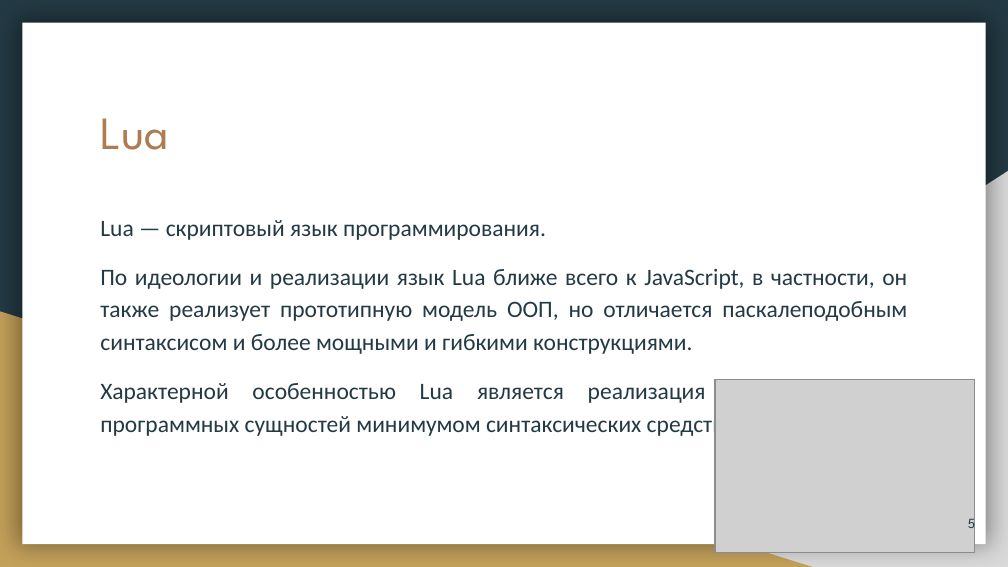
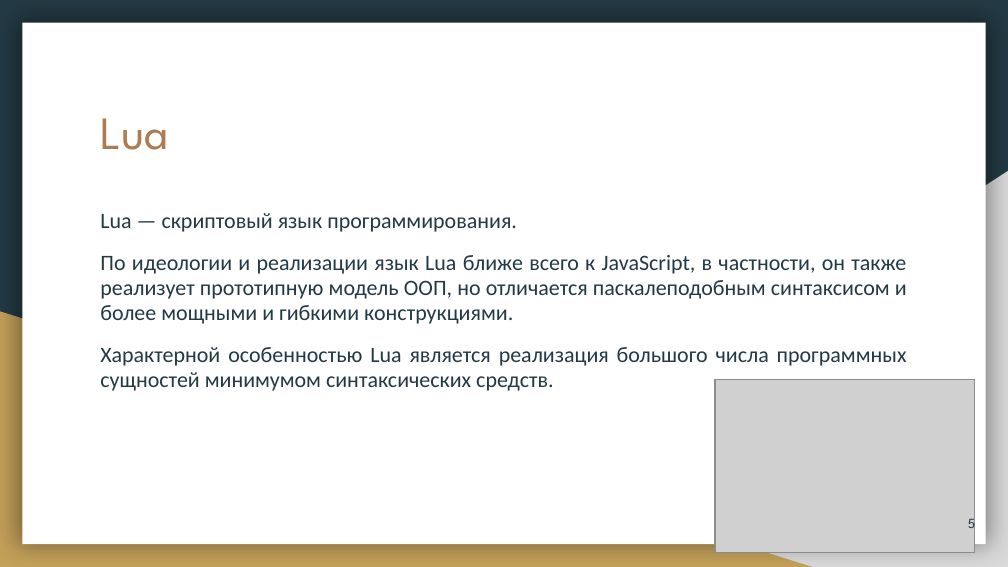
Before and after one commit to VladoCC/lupy, a slide deck: slide 5 of DOCS/REQUIREMENTS/Marketing Requirements Specification.pptx. Drawn at 1008x567 pixels with LibreOffice and Linux fonts; fonts in the diff are those of the drawing; grey boxes stand for pictures. Boxes give left, top, right and bottom in pixels: in the first picture for what was removed or moved away, otherwise in the second. Text is boxed around its words. In the diff, an @@ line names an element or a change of style, - is before the commit and + after.

```diff
--- a/DOCS/REQUIREMENTS/Marketing Requirements Specification.pptx
+++ b/DOCS/REQUIREMENTS/Marketing Requirements Specification.pptx
@@ text "Lua — скриптовый язык программирования." at (100,213,907,391): size 16.8 to 15.7 pt; line spacing 1.15 to 0.95 @@
```
Also in this commit, not shown: 2 other slides changed.
